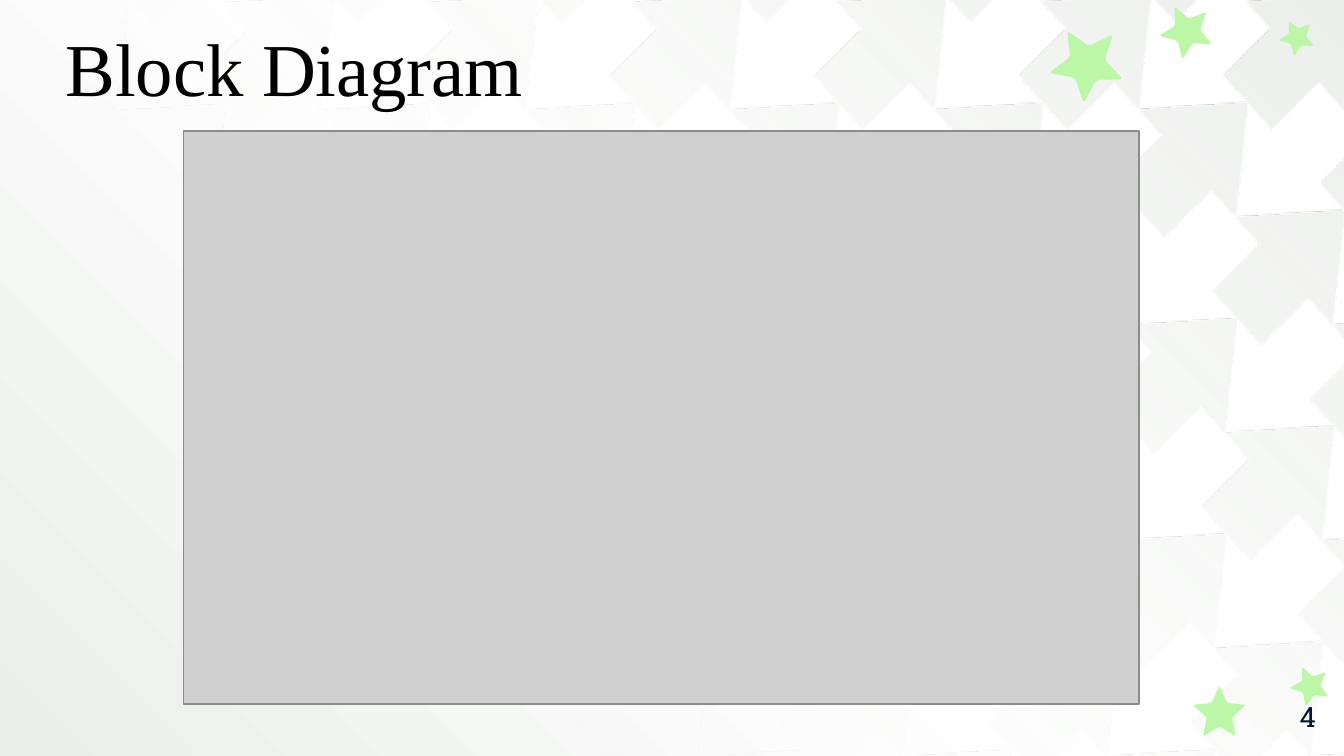
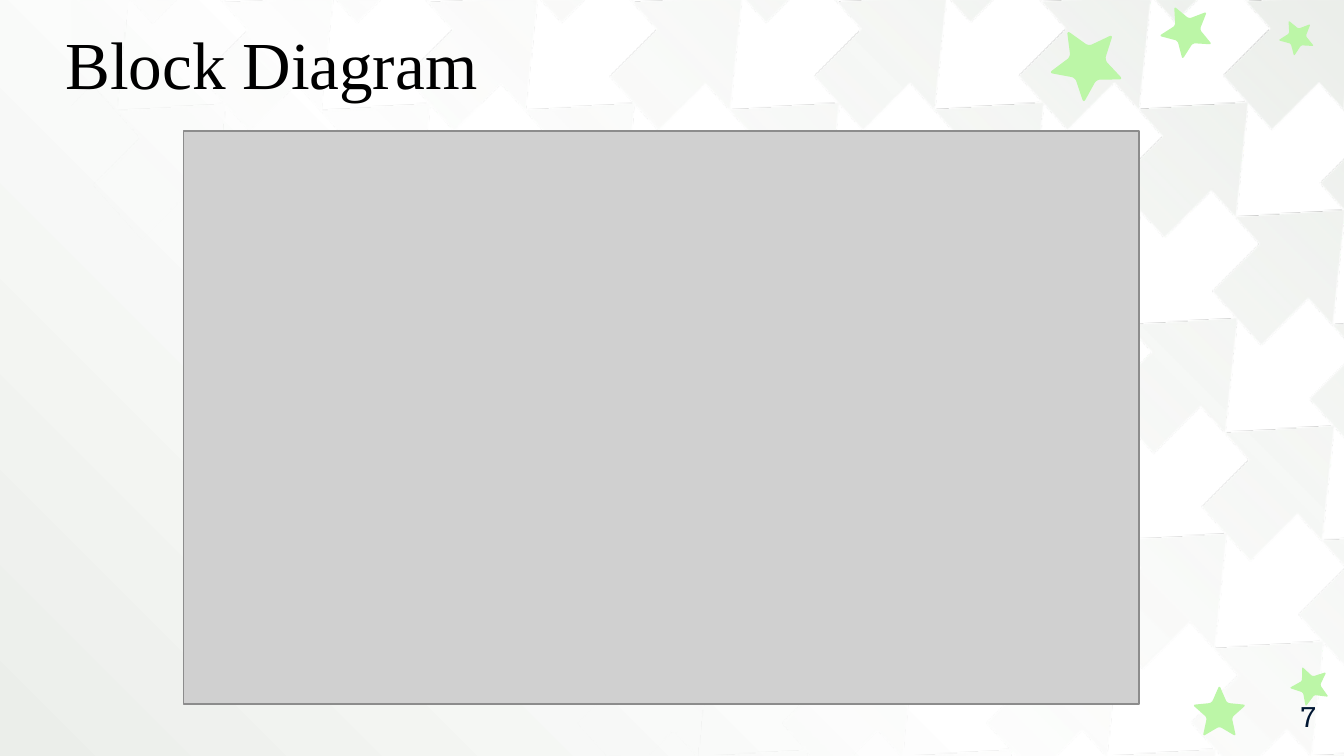
Before and after one commit to ThanigaivelGanapathi/ML-Mini-Project, a slide deck: slide 7 of College Report PPT.pptx (slide 4 before the commit). Drawn at 1344x756 pixels with LibreOffice and Linux fonts; fonts in the diff are those of the drawing; grey boxes stand for pictures. Boxes give left, top, right and bottom in pixels: in the first picture for what was removed or moved away, otherwise in the second. Text is boxed around its words. In the diff, an @@ line names an element or a change of style, - is before the commit and + after.

```diff
--- a/College Report PPT.pptx
+++ b/College Report PPT.pptx
@@ text "Block Diagram" at bbox=[65, 42, 477, 102]: size 40 to 36 pt @@
@@ page number at bbox=[1301, 701, 1316, 727]: text changed @@
-4
+7
```
Also in this commit, not shown: 4 other slides changed, 11 slides added, 8 slides removed.
